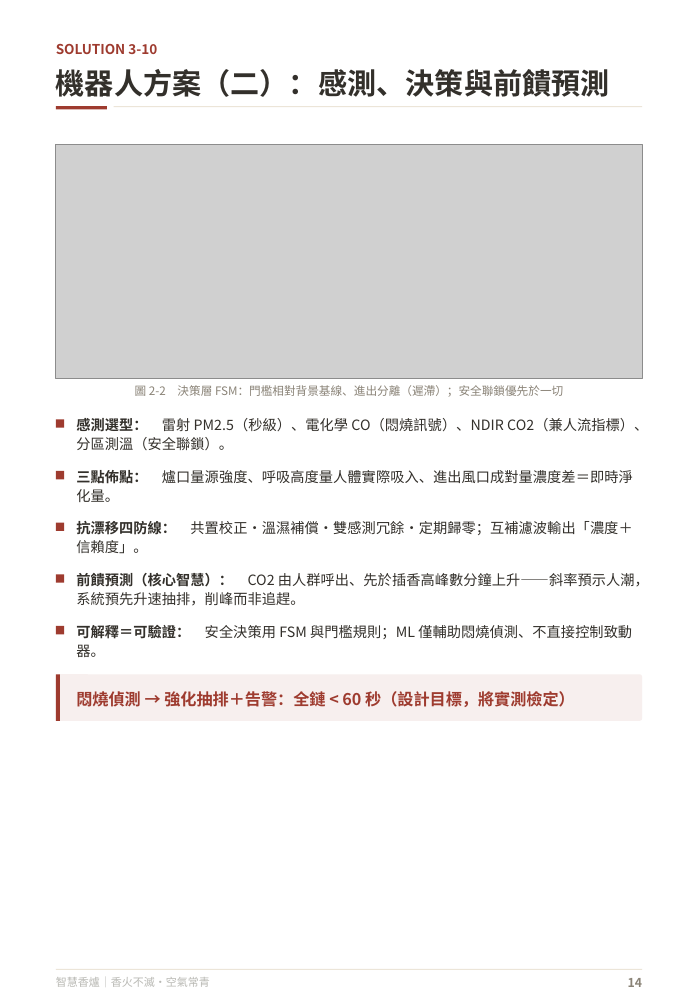
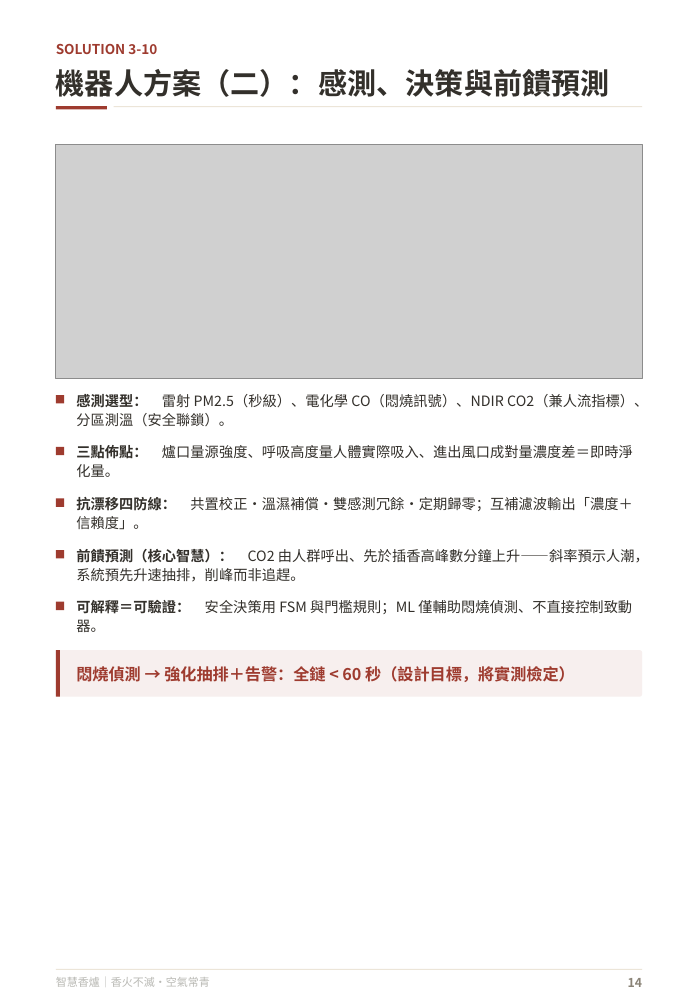
Before and after one commit to feihong9487/WRO2026, a slide deck: slide 15 of 簡報/未來新創家＿高中職組_v3.pptx. Drawn at 698x1008 pixels with LibreOffice and Linux fonts; fonts in the diff are those of the drawing; grey boxes stand for pictures. Boxes give left, top, right and bottom in pixels: in the first picture for what was removed or moved away, otherwise in the second. Text is boxed around its words. In the diff, an @@ line names an element or a change of style, - is before the commit and + after.

```diff
--- a/簡報/未來新創家＿高中職組_v3.pptx
+++ b/簡報/未來新創家＿高中職組_v3.pptx
@@ text removed at [135,385,563,397] @@
-圖 2-2 決策層 FSM：門檻相對背景基線、進出分離（遲滯）；安全聯鎖優先於一切
@@ 6 texts, 6 rectangles, 1 rounded rectangle: place and size @@
-6 texts, 6 rectangles, 1 rounded rectangle at [56,418,649,721]
+6 texts, 6 rectangles, 1 rounded rectangle at [56,394,649,697]
```
Also in this commit, not shown: 18 other slides changed, 5 other files.
